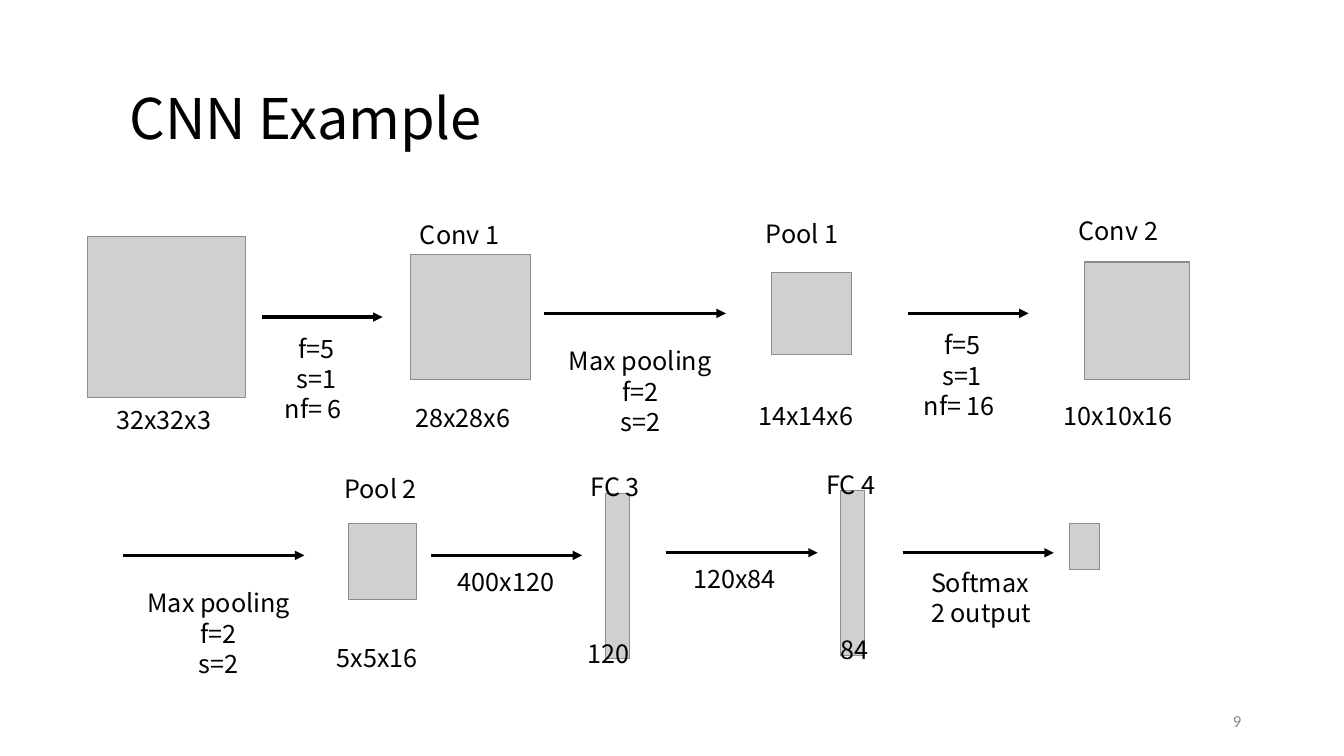
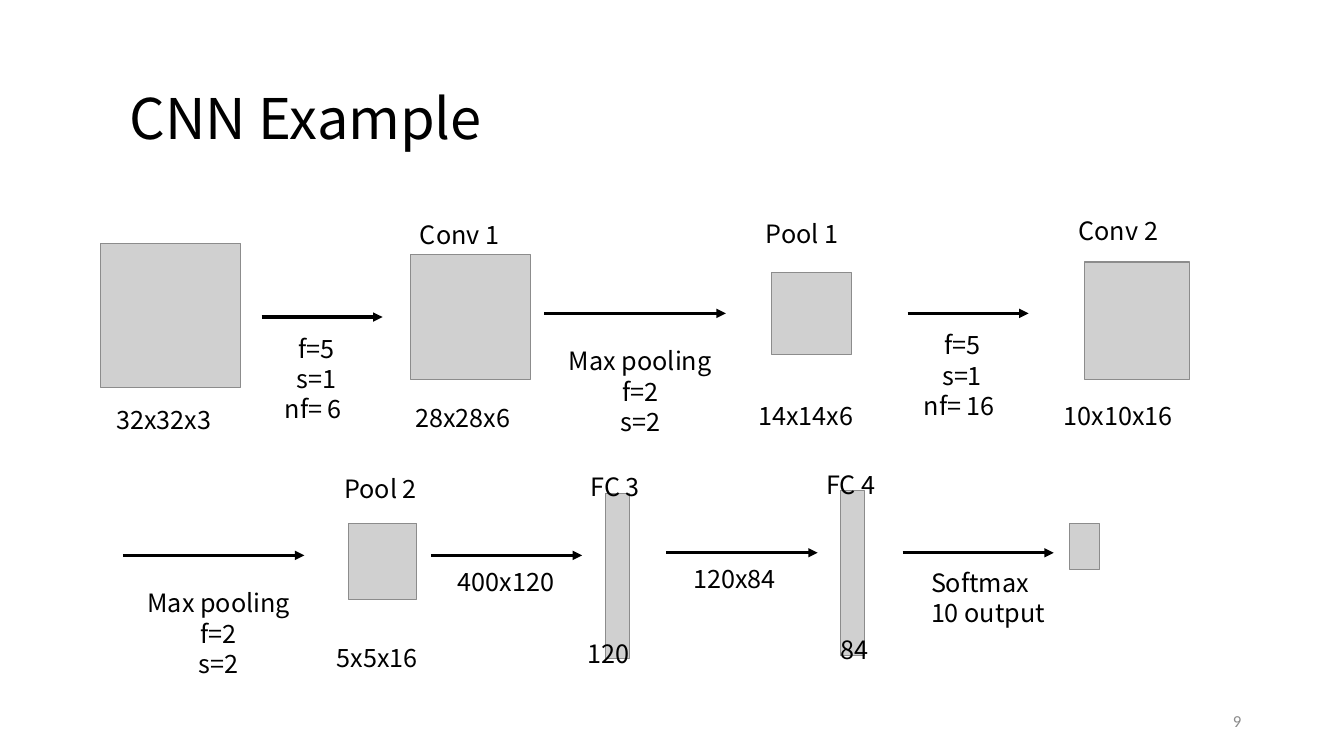
Before and after one commit to Tianyijian/nndl-exercise, a slide deck: slide 9 of chap5_CNN/doc/CNN.pptx. Drawn at 1344x756 pixels with LibreOffice and Linux fonts; fonts in the diff are those of the drawing; grey boxes stand for pictures. Boxes give left, top, right and bottom in pixels: in the first picture for what was removed or moved away, otherwise in the second. Text is boxed around its words. In the diff, an @@ line names an element or a change of style, - is before the commit and + after.

```diff
--- a/chap5_CNN/doc/CNN.pptx
+++ b/chap5_CNN/doc/CNN.pptx
@@ picture: place and size @@
-picture at [88,237,246,398]
+picture at [101,243,241,387]
@@ text at [931,603,1045,628]: text changed @@
-2 output
+10 output
```
Also in this commit, not shown: 2 other slides changed, 1 slide added, 4 other files.
